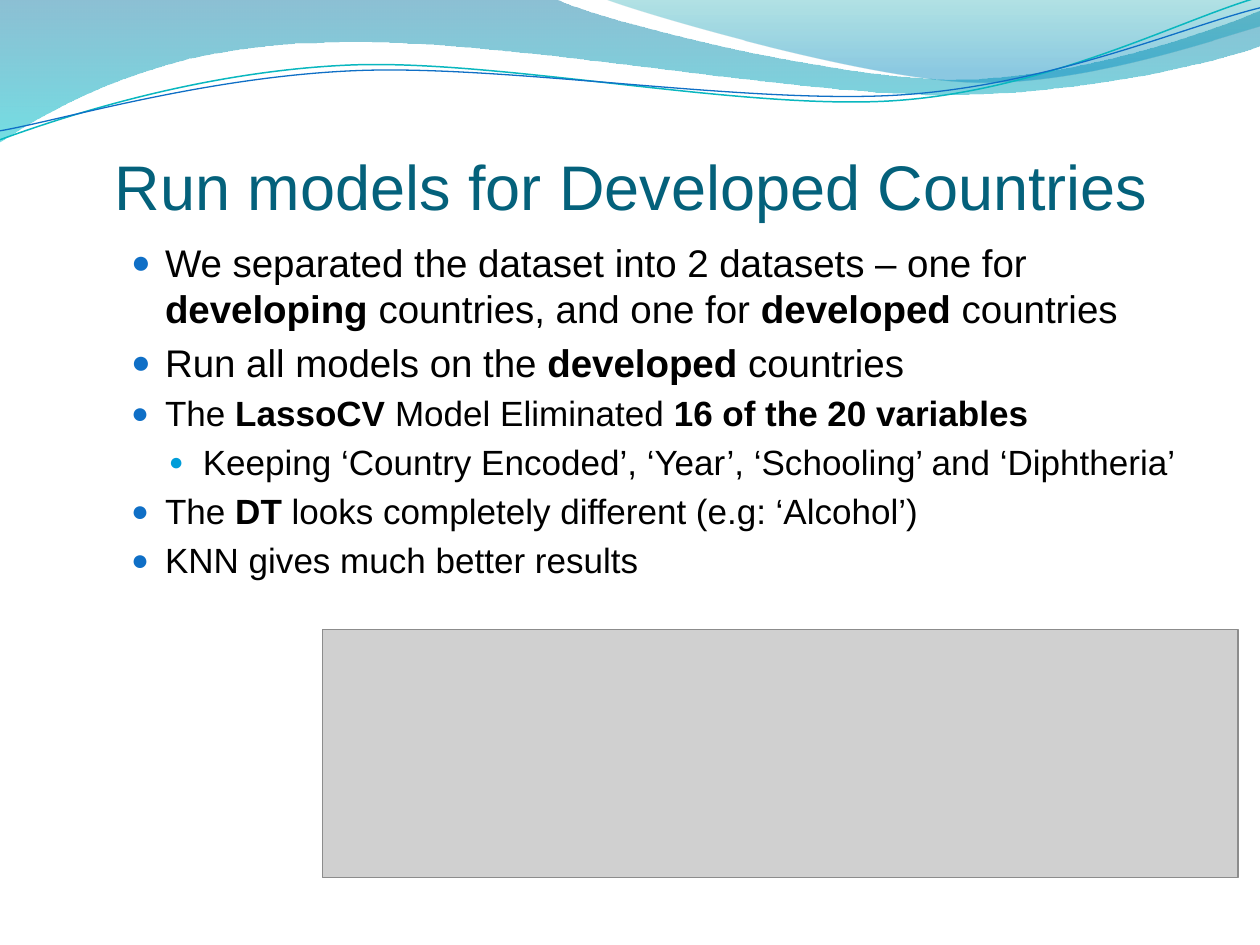
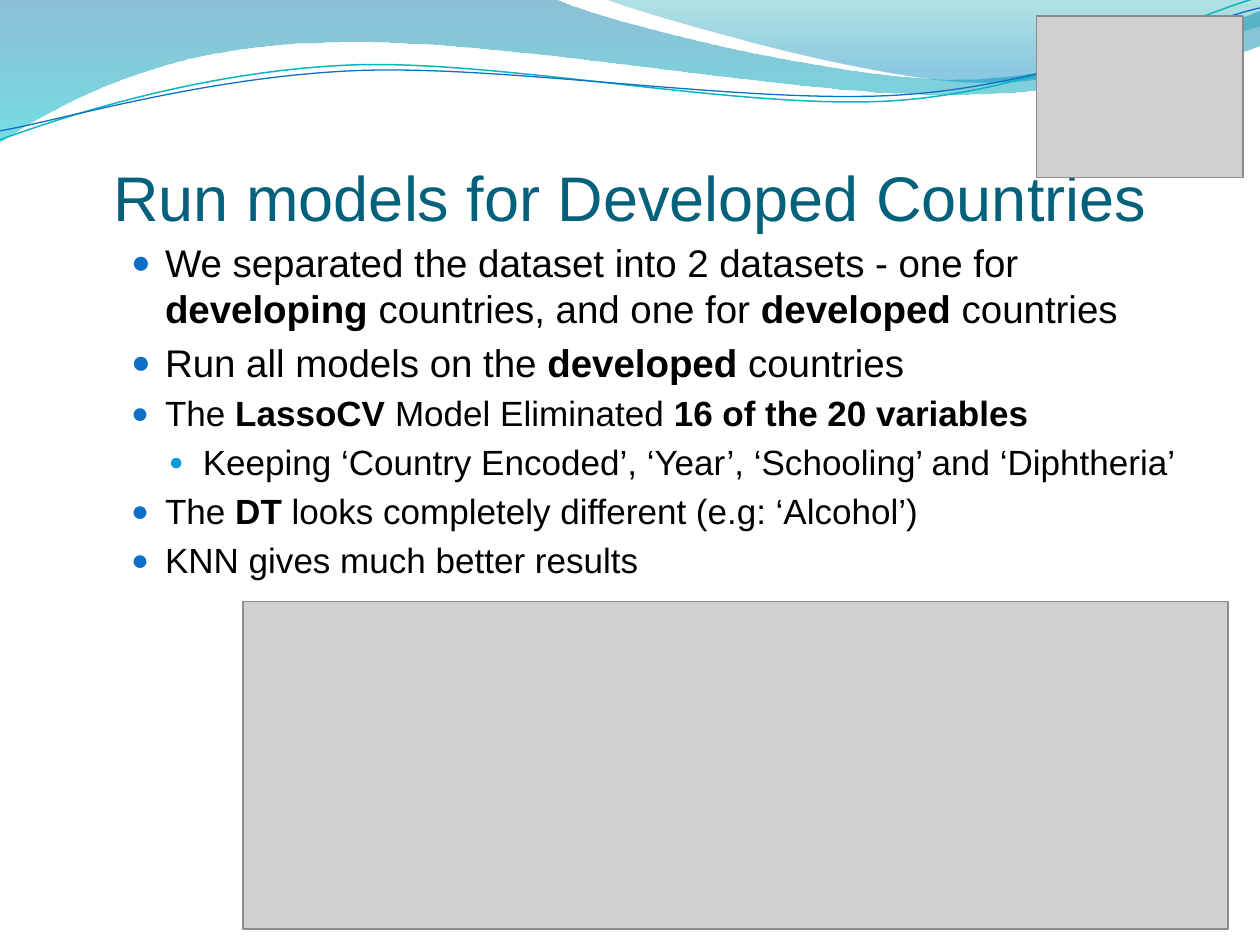
Before and after one commit to linoybar/Regression_Python_Project, a slide deck: slide 19 of Regression Project presentation.pptx (slide 16 before the commit). Drawn at 1260x945 pixels with LibreOffice and Linux fonts; fonts in the diff are those of the drawing; grey boxes stand for pictures; background and template pictures are left out. Boxes give left, top, right and bottom in pixels: in the first picture for what was removed or moved away, otherwise in the second. Text is boxed around its words. In the diff, an @@ line names an element or a change of style, - is before the commit and + after.

```diff
--- a/Regression Project presentation.pptx
+++ b/Regression Project presentation.pptx
@@ picture added at [1037,16,1244,178] @@
@@ title "Run models for Developed Countries": place and size @@
-title "Run models for Developed Countries" at [115,164,1148,222]
+title "Run models for Developed Countries" at [113,171,1146,232]
@@ text at [165,249,1118,330]: text changed @@
-  ● We separated the dataset into 2 datasets – one for developing countries, and one for developed countries
+  ● We separated the dataset into 2 datasets - one for developing countries, and one for developed countries
@@ picture: place and size @@
-picture at [323,630,1239,878]
+picture at [243,601,1228,929]
```
Also in this commit, not shown: 13 other slides changed, 4 slides added, 1 slide removed.
